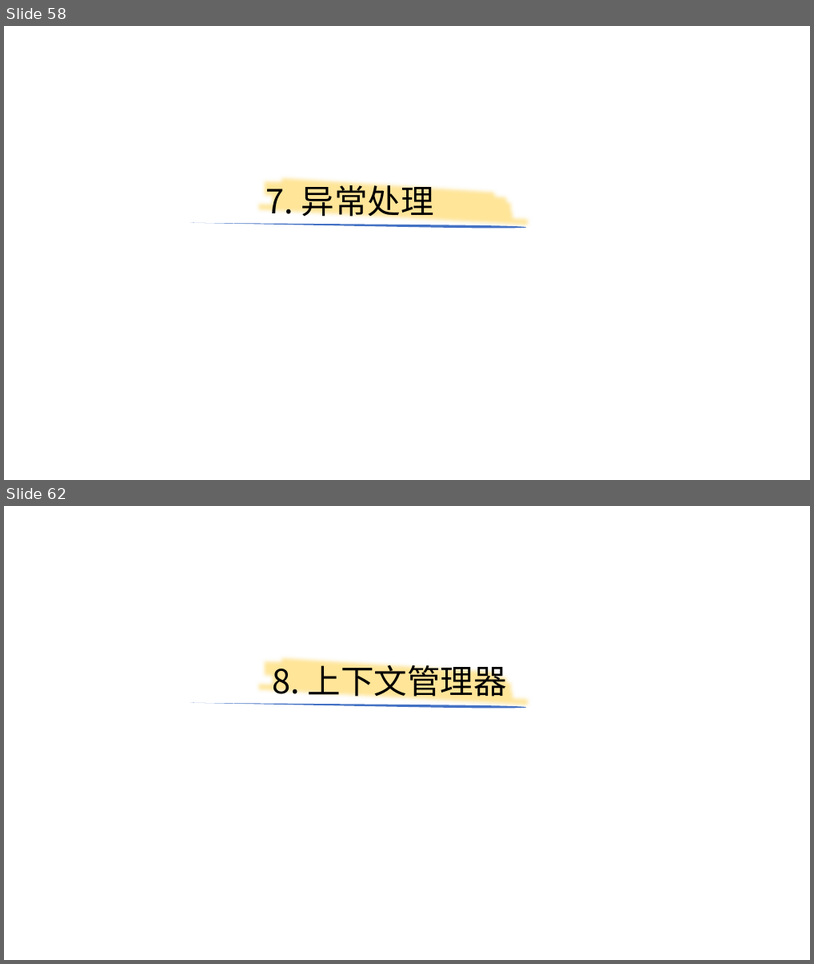
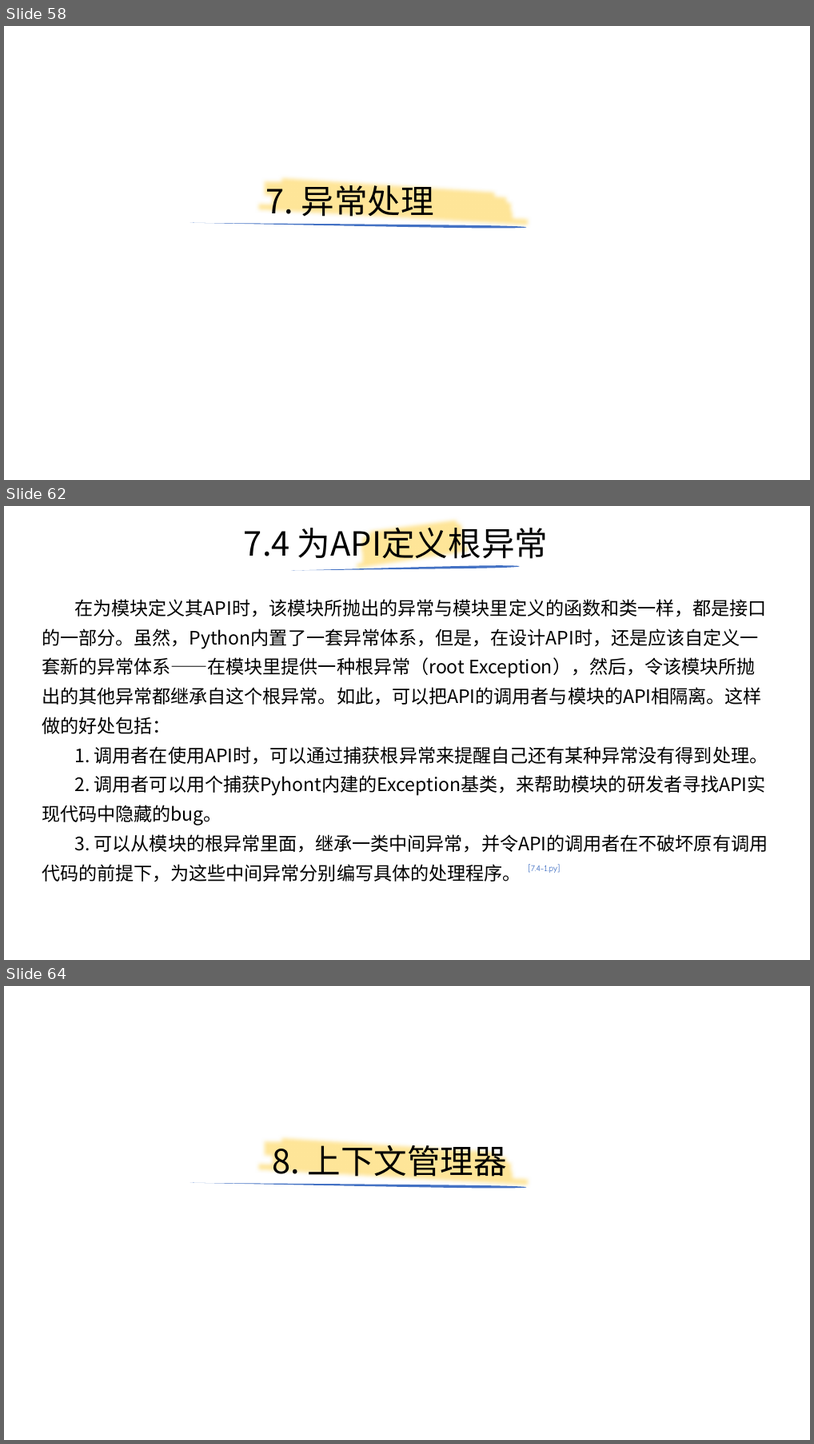
Before and after one commit to yiwenliu/CorePython, a slide deck: PPT/CorePython.pptx. Shown one above the other, each under a label of ours: slides 58 and 62 before the commit, slides 58, 62 and 64 after it; the slides between them are not shown. The pictures are 814x964 and 814x1444 pixels, drawn with LibreOffice and Linux fonts; fonts in the diff are those of the drawing. Boxes give left, top, right and bottom in pixels: in the first picture for what was removed or moved away, otherwise in the second. Text is boxed around its words. In the diff, an @@ line names an element or a change of style, - is before the commit and + after.

```diff
--- a/PPT/CorePython.pptx
+++ b/PPT/CorePython.pptx
@@ slide 62 added at (4, 506, 810, 960), background #FFFFFF @@
@@ title added at (244, 522, 548, 564), 39.6 pt, text #000000 @@
+7.4 为API定义根异常
@@ freeform shape added at (353, 506, 476, 586), outline #FFE699 16 pt @@
@@ freeform shape added at (291, 565, 520, 570), fill #4472C4 @@
@@ text added at (42, 599, 768, 882), 22 pt, text #000000 @@
+在为模块定义其API时，该模块所抛出的异常与模块里定义的函数和类一样，都是接口的一部分。虽然，Python内置了一套异常体系，但是，在设计API时，还是应该自定义一套新的异常体系——在模块里提供一种根异常（root Exception），然后，令该模块所抛出的其他异常都继承自这个根异常。如此，可以把API的调用者与模块的API相隔离。这样做的好处包括：
+1. 调用者在使用API时，可以通过捕获根异常来提醒自己还有某种异常没有得到处理。
+2. 调用者可以用个捕获Pyhont内建的Exception基类，来帮助模块的研发者寻找API实现代码中隐藏的bug。
+3. 可以从模块的根异常里面，继承一类中间异常，并令API的调用者在不破坏原有调用代码的前提下，为这些中间异常分别编写具体的处理程序。
@@ text added at (528, 864, 560, 872), 18 pt, text #4472C4 @@
+[7.4-1.py]
@@ what was slide 62 is now slide 64 @@
```
Also in this commit, not shown: 3 slides changed, 2 other slides added, 2 other files.
